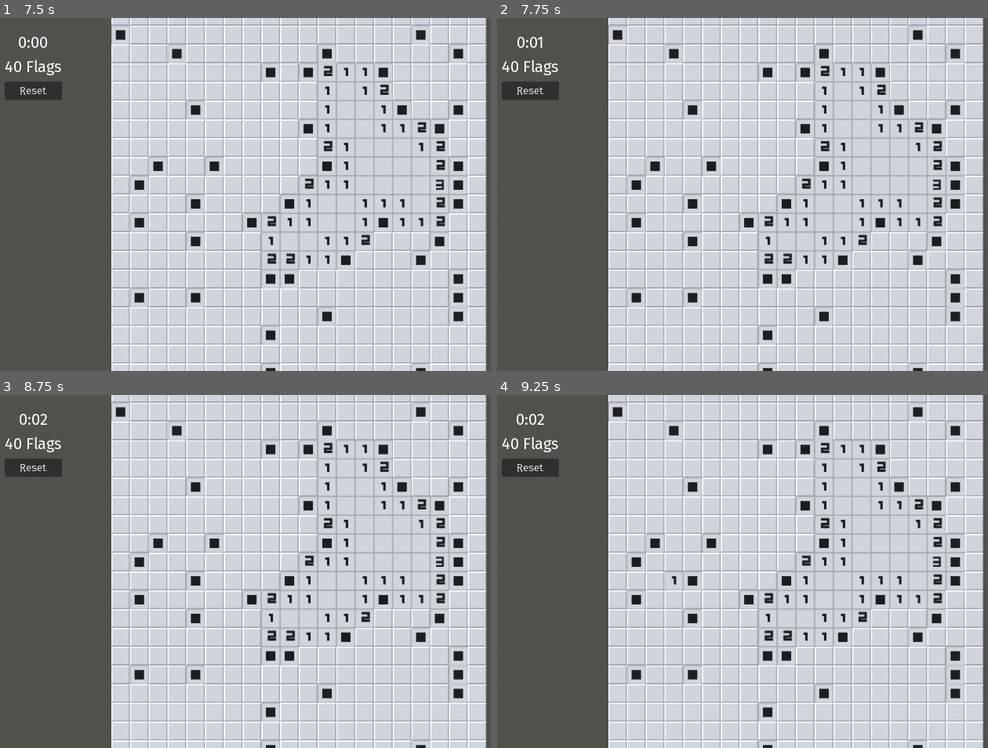
Above: before the commit, frames 1-4 (two rows, left to right).
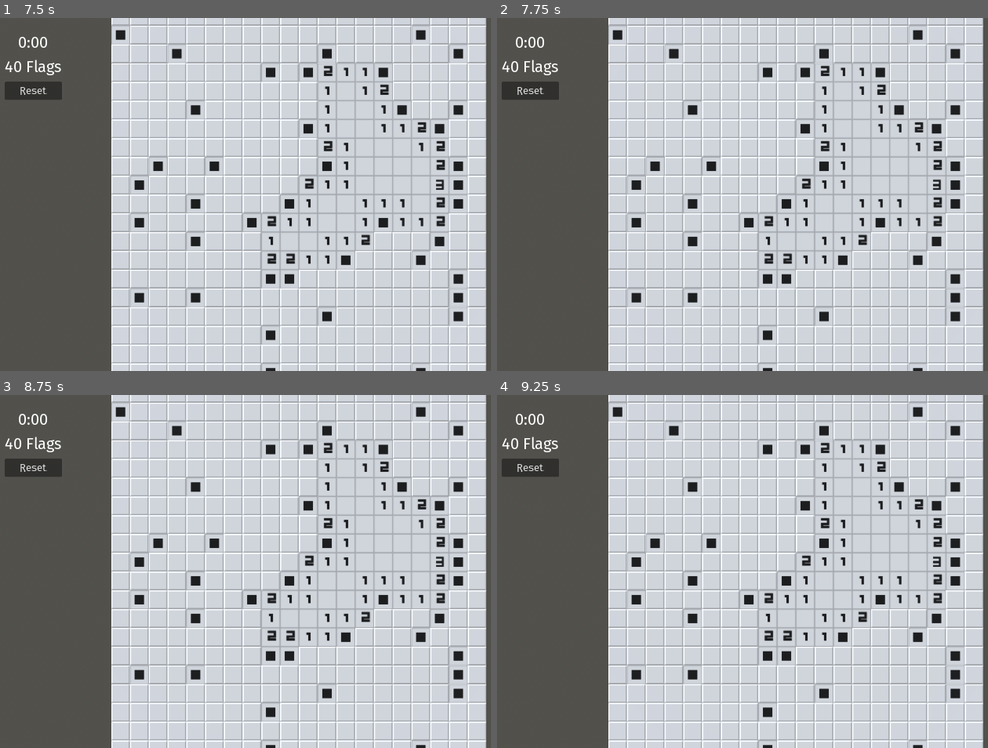
Above: after the commit, the same moments.

Repository: Enn3Developer/n_minesweeper
Game: Godot game, scene res://scenes/menu.tscn
Same seed, same stepped clock (60 frames per second), same inputs: the game is played once before the commit and once after it.
Inputs (mouse positions are in pixels of both pictures, inside the frame that each line leads up to):
- Up to frame 1 (7.5 s): click "Play" at 0.5 s; click "Reset" at 1.25 s; tap Enter at 2 s; move the mouse to (436, 176) at 2.02 s; hold . (multi_swipe_down_right) 2.03-2.75 s; hold Middle mouse button (multi_touch) 2.03-2.75 s; click (436, 176) at 2.17 s; tap R (reset) every 0.75 s from 2.75 to 5.75 s; drag from (171, 212) to (265, 265) at 2.77 s; move the mouse to (363, 116) at 3.52 s; hold . (multi_swipe_down_right) 3.53-4.25 s; hold Mouse wheel up (pinch_outward) 3.53-4.25 s; drag from (265, 265) to (112, 141) at 4.27 s; move the mouse to (486, 247) at 5.02 s; hold M (multi_swipe_down_left) 5.03-5.75 s; hold Middle mouse button (multi_touch) 5.03-5.75 s; drag from (112, 141) to (206, 106) at 5.77 s; move the mouse to (328, 194) at 6.52 s; hold , (multi_swipe_down) 6.53-7.25 s; hold Mouse wheel up (pinch_outward) 6.53-7.25 s; click (328, 194) at 6.67 s; drag from (206, 106) to (171, 212) at 7.27 s
- Up to frame 2 (7.75 s): no input
- Up to frame 3 (8.75 s): move the mouse to (436, 553) at 8.02 s; hold I (multi_swipe_up) from 8.03 s (still down); hold Middle mouse button (multi_touch) from 8.03 s (still down)
- Up to frame 4 (9.25 s): release I (multi_swipe_up) at 8.75 s; release Middle mouse button (multi_touch) at 8.75 s; drag from (668, 589) to (762, 642) at 8.77 s

Frame 1 is identical in both runs. In frame 2, 0.1% of the frame differs, in the area x 3-10%, y 5-9%; in frame 3, less than 0.1%; in frame 4, 0.1%, in the area x 3-38%, y 5-56%.

Commit message:
added losing time out

Diff:
--- a/scripts/game.gd
+++ b/scripts/game.gd
@@ -19,6 +19,7 @@
 var bombs: int
 var generated := false
 var start := 0
+var losing := false
 
 func _ready() -> void:
 	GameSettings.emulate_mouse = false
@@ -56,6 +57,7 @@
 	GameSettings.emulate_mouse = true
 
 func _process(delta: float) -> void:
+	if losing: return
 	if generated:
 		check_win()
 		var time := (Time.get_ticks_msec() - start) / 1000.0
@@ -66,6 +68,7 @@
 		reset()
 
 func _area_on_input_event(camera: Node, event: InputEvent, event_position: Vector3, normal: Vector3, shape_idx: int):
+	if losing: return
 	if event is InputEventMouseButton:
 		if event.pressed:
 			var position := Vector2i(floorf(event_position.x), floorf(event_position.z))
@@ -147,6 +150,7 @@
 	start = Time.get_ticks_msec()
 
 func prepare_lose():
+	losing = true
 	var end := Time.get_ticks_msec()
 	var timer := Timer.new()
 	timer.wait_time = 2.0
